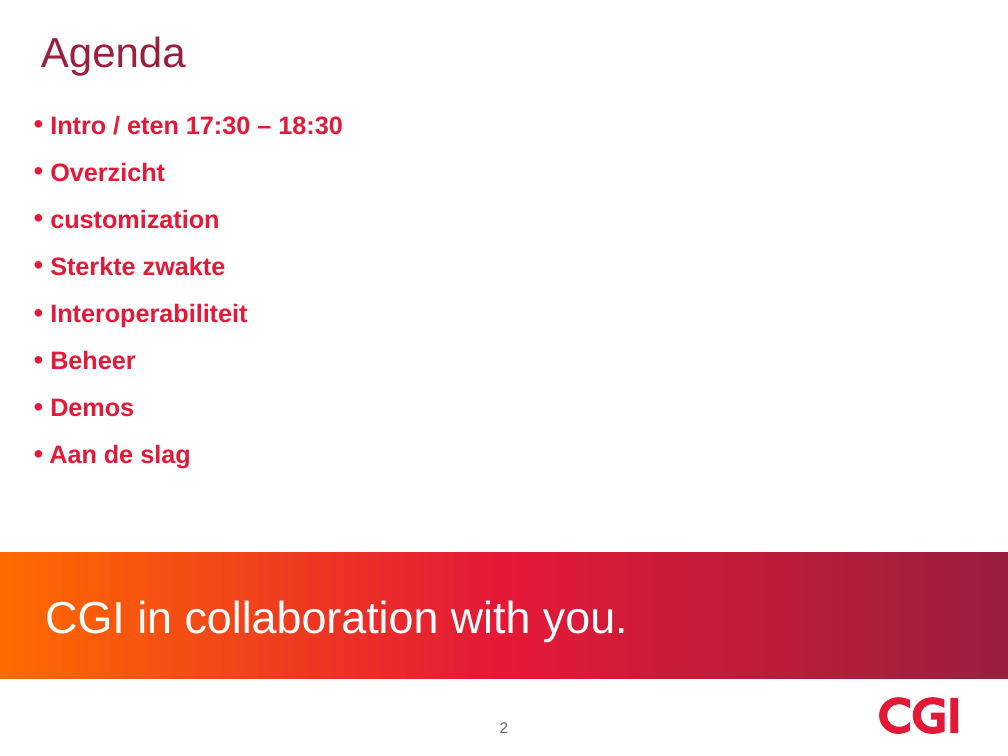
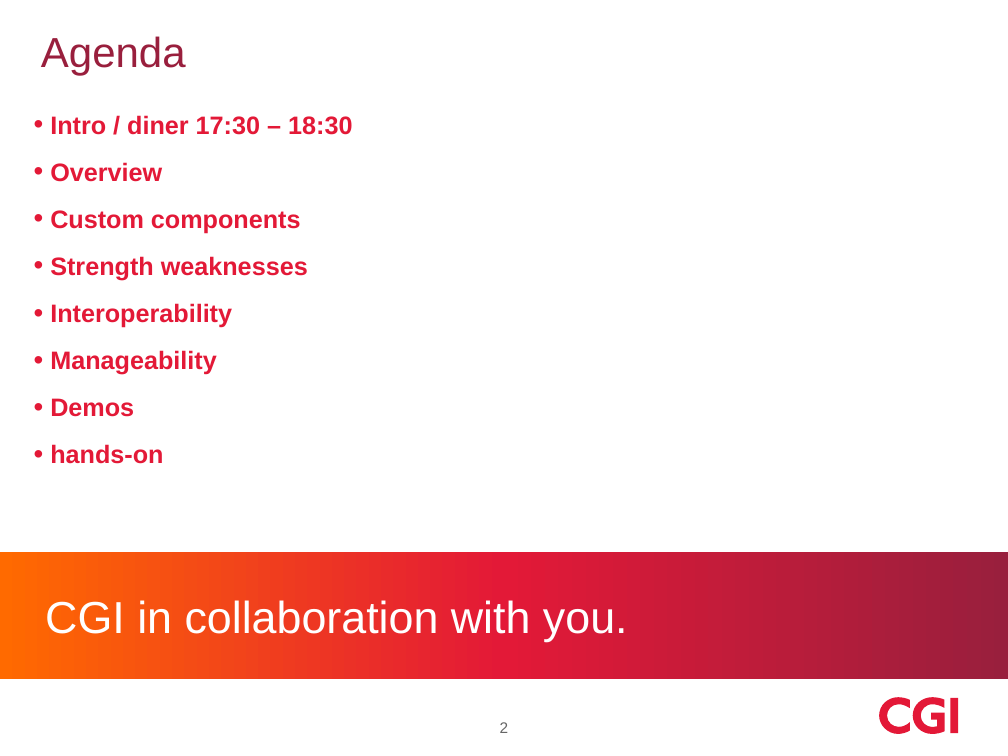
Before and after one commit to pczeeuw/fx_meetup, a slide deck: slide 2 of JavaFX meetup juli 2016.pptx. Drawn at 1008x756 pixels with LibreOffice and Linux fonts; fonts in the diff are those of the drawing; background and template pictures are left out. Boxes give left, top, right and bottom in pixels: in the first picture for what was removed or moved away, otherwise in the second. Text is boxed around its words. In the diff, an @@ line names an element or a change of style, - is before the commit and + after.

Commit message:
new ppt

```diff
--- a/JavaFX meetup juli 2016.pptx
+++ b/JavaFX meetup juli 2016.pptx
@@ text at box(50, 115, 352, 375): text changed @@
-• Intro / eten 17:30 – 18:30
-• Overzicht
-• customization
-• Sterkte zwakte
-• Interoperabiliteit
-• Beheer
+• Intro / diner 17:30 – 18:30
+• Overview
+• Custom components
+• Strength weaknesses
+• Interoperability
+• Manageability
@@ text at box(50, 444, 163, 464): text changed @@
-• Aan de slag
+• hands-on
```
Also in this commit, not shown: 6 other slides changed.
